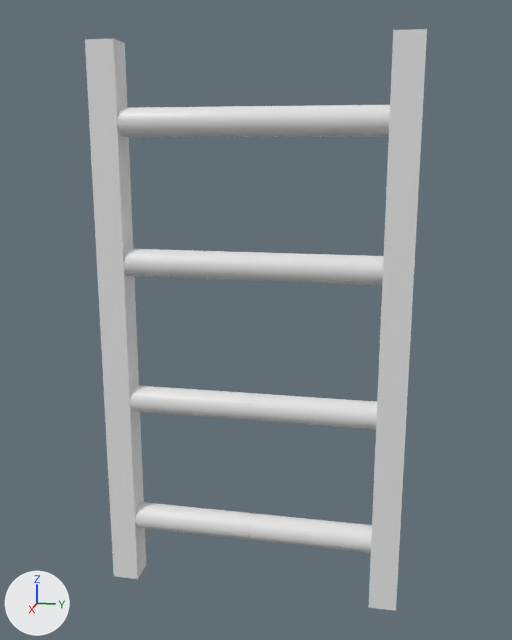
An edit to the FBX model Assets/Models/FBXModels/Ladder.fbx, drawn before and after from the same camera.
The view is the same before and after, from a camera (50 mm lens) standing at (4.78, 0.99, 2.32) and looking at (-0.03, 0.02, 1.12). Lighting does not change. The marker at lower left points along +X, +Y and +Z. Where no turn or scale is listed for an object, it has been applied to the vertices.
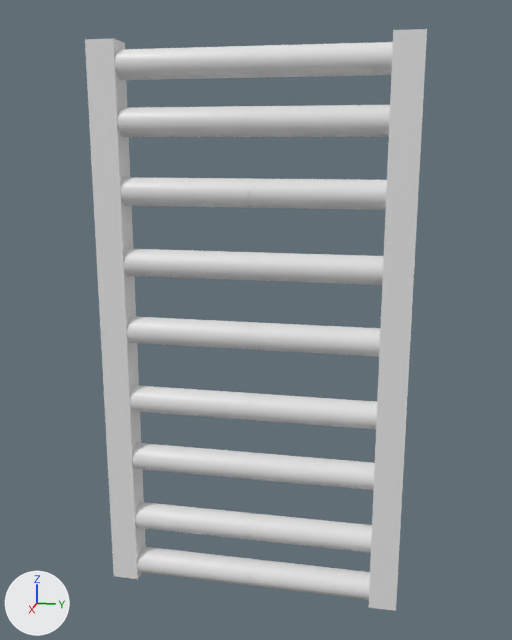
Commit message: Added Assets for Ladder

Diff of the bpy script that builds the scene:
```diff
--- a/Assets/Models/FBXModels/Ladder.fbx.py
+++ b/Assets/Models/FBXModels/Ladder.fbx.py
@@ me_cube @@
 me_cube.from_pydata(...)  # 314 vertices, 178 faces; spans x -0.1..0.1, y -1.1..1.1, z -1.0..1.0
 # used by ob_cube; location = (0.0, 0.0, 0.0)
+# me_cube part 1: a new loose piece, a 32-sided cylinder along y spanning x -0.1..0.1, y -0.9..0.0, z -0.09..0.1, in mat_material (white #e7e7e7)
+# me_cube part 2: a new loose piece, a 32-sided cylinder along y spanning x -0.1..0.1, y 0.0..0.9, z -0.09..0.1, in mat_material (white #e7e7e7)
+# me_cube part 3: a new loose piece, a 32-sided cylinder along y spanning x -0.1..0.1, y -0.9..0.0, z 0.91..1.1, in mat_material (white #e7e7e7)
+# me_cube part 4: a new loose piece, a 32-sided cylinder along y spanning x -0.1..0.1, y 0.0..0.9, z 0.91..1.1, in mat_material (white #e7e7e7)
+# me_cube part 5: a new loose piece, a 32-sided cylinder along y spanning x -0.1..0.1, y -0.9..0.0, z 1.91..2.1, in mat_material (white #e7e7e7)
+# me_cube part 6: a new loose piece, a 32-sided cylinder along y spanning x -0.1..0.1, y 0.0..0.9, z 1.91..2.1, in mat_material (white #e7e7e7)
+# me_cube part 7: a new loose piece, a 32-sided cylinder along y spanning x -0.1..0.1, y -0.9..0.0, z 2.75..2.94, in mat_material (white #e7e7e7)
+# me_cube part 8: a new loose piece, a 32-sided cylinder along y spanning x -0.1..0.1, y 0.0..0.9, z 2.75..2.94, in mat_material (white #e7e7e7)
+# me_cube part 9: a new loose piece, a 32-sided cylinder along y spanning x -0.1..0.1, y -0.9..0.0, z -0.98..-0.79, in mat_material (white #e7e7e7)
+# me_cube part 10: a new loose piece, a 32-sided cylinder along y spanning x -0.1..0.1, y 0.0..0.9, z -0.98..-0.79, in mat_material (white #e7e7e7)
 me_cube.materials.append(mat_material)
```

Changed parts and their boxes [x1, y1, x2, y2] in the pictures (512 x 640 px):
'Cube', reshaped (100% taller)
    before: [101, 327, 410, 611]
    after: [101, 42, 410, 611]
part 1 of me_cube, added
    after: [132, 443, 253, 479]
part 2 of me_cube, added
    after: [249, 453, 375, 490]
part 3 of me_cube, added
    after: [127, 316, 252, 350]
part 4 of me_cube, added
    after: [249, 322, 380, 357]
part 5 of me_cube, added
    after: [120, 177, 251, 208]
part 6 of me_cube, added
    after: [249, 179, 387, 210]
part 7 of me_cube, added
    after: [115, 46, 251, 80]
part 8 of me_cube, added
    after: [248, 42, 393, 78]
part 9 of me_cube, added
    after: [137, 547, 253, 586]
part 10 of me_cube, added
    after: [250, 559, 370, 600]
